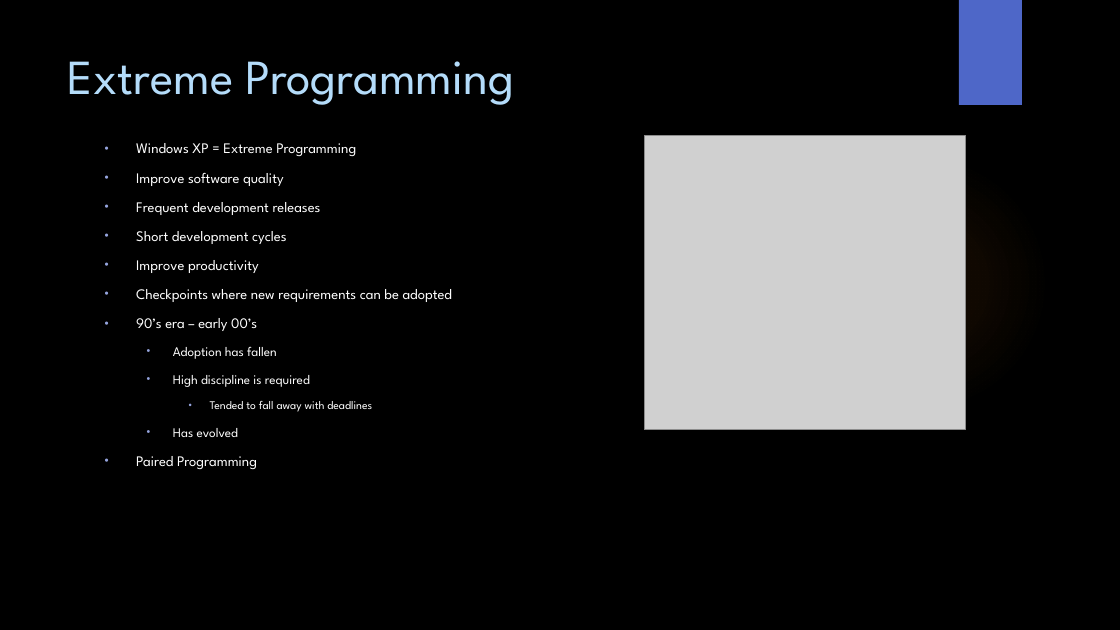
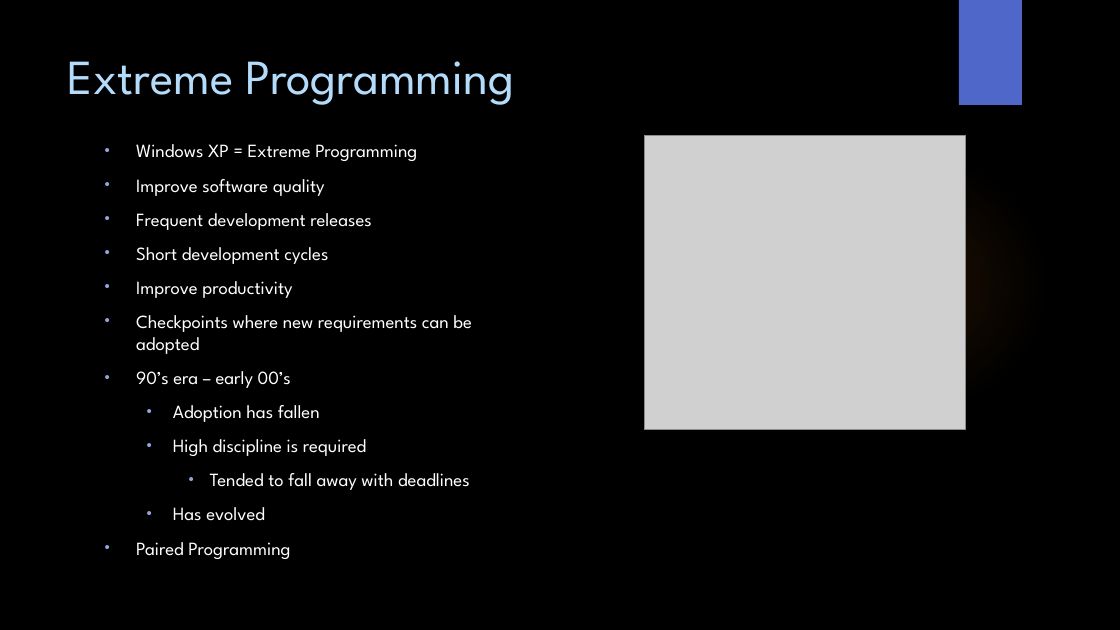
Before and after one commit to WitsSoftDev/SoftDev2016, a slide deck: slide 14 of Session 2/Softdev Session 2 2016.pptx. Drawn at 1120x630 pixels with LibreOffice and Linux fonts; fonts in the diff are those of the drawing; grey boxes stand for pictures; background and template pictures are left out. Boxes give left, top, right and bottom in pixels: in the first picture for what was removed or moved away, otherwise in the second. Text is boxed around its words. In the diff, an @@ line names an element or a change of style, - is before the commit and + after.

```diff
--- a/Session 2/Softdev Session 2 2016.pptx
+++ b/Session 2/Softdev Session 2 2016.pptx
@@ text "Windows XP = Extreme Programming" at [136, 144, 472, 559]: size 12.5 to 16 pt in "Windows XP = Extreme Programming", "Improve software quality", "Frequent development releases", "Short development cycles" and 4 more places; size 11.2 to 16 pt in "Adoption has fallen", "High discipline is required", "Has evolved"; size 10 to 16 pt in "Tended to fall away with deadlines" @@
```
Also in this commit, not shown: 9 other slides changed, 5 other files.
